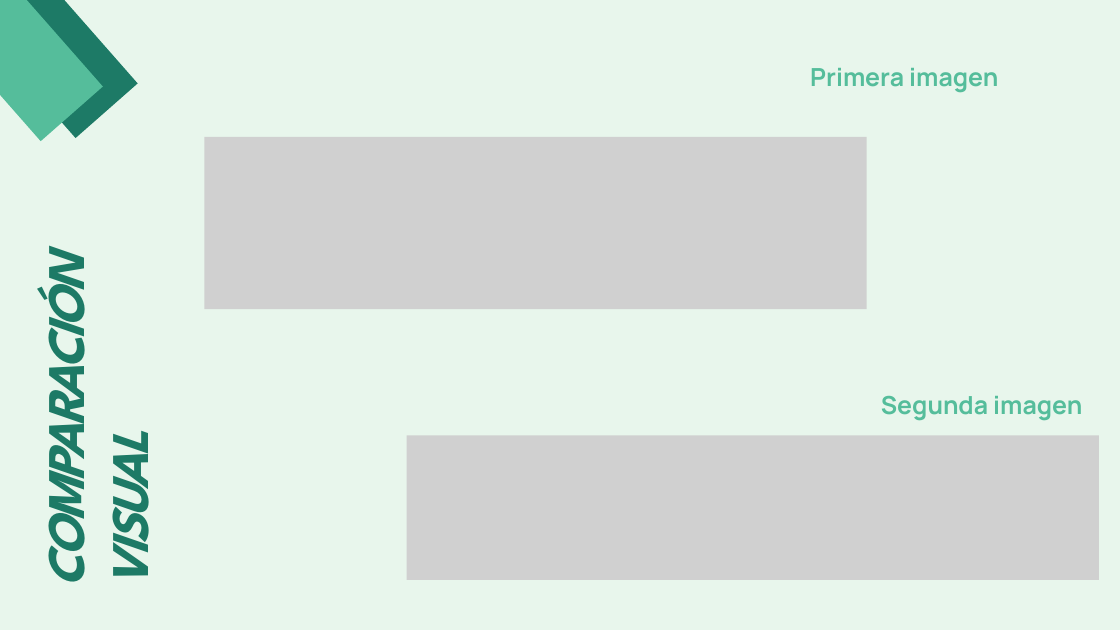
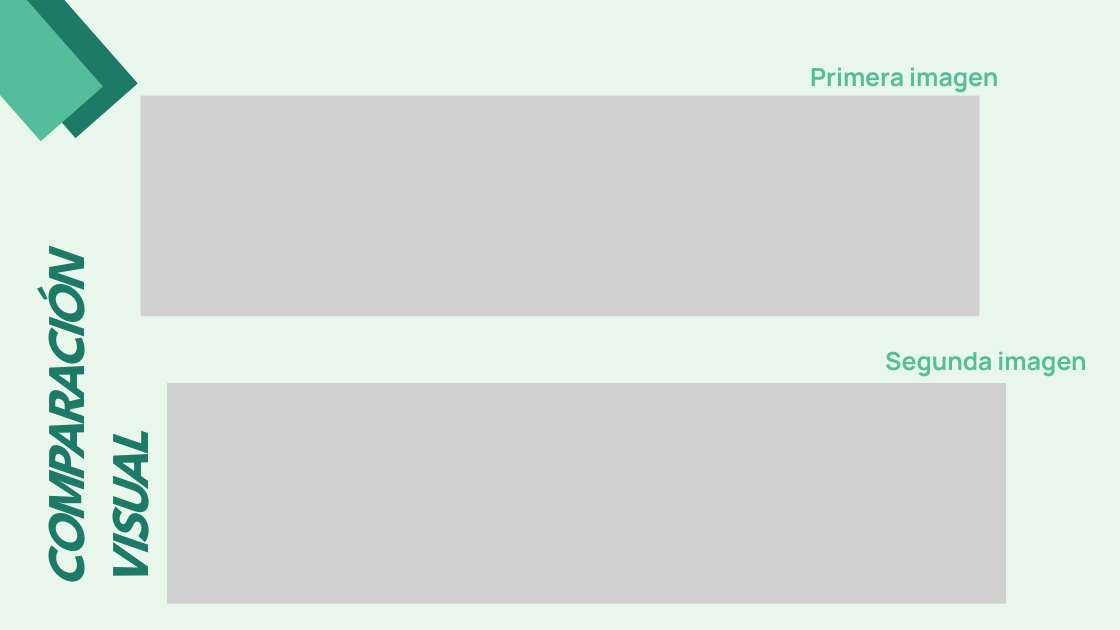
Before and after one commit to aynatgb/MIAAD_PI_TP, a slide deck: slide 8 of Procesamiento digital de imagenes.pptx. Drawn at 1120x630 pixels with LibreOffice and Linux fonts; fonts in the diff are those of the drawing; grey boxes stand for pictures. Boxes give left, top, right and bottom in pixels: in the first picture for what was removed or moved away, otherwise in the second. Text is boxed around its words. In the diff, an @@ line names an element or a change of style, - is before the commit and + after.

```diff
--- a/Procesamiento digital de imagenes.pptx
+++ b/Procesamiento digital de imagenes.pptx
@@ picture: place and size @@
-picture at (204,137,867,309)
+picture at (141,96,979,316)
@@ text "Segunda imagen": place and size @@
-text "Segunda imagen" at (881,396,1082,421)
+text "Segunda imagen" at (885,352,1086,377)
@@ picture: place and size @@
-picture at (407,436,1099,580)
+picture at (167,383,1006,604)
```
Also in this commit, not shown: 6 other slides changed.
